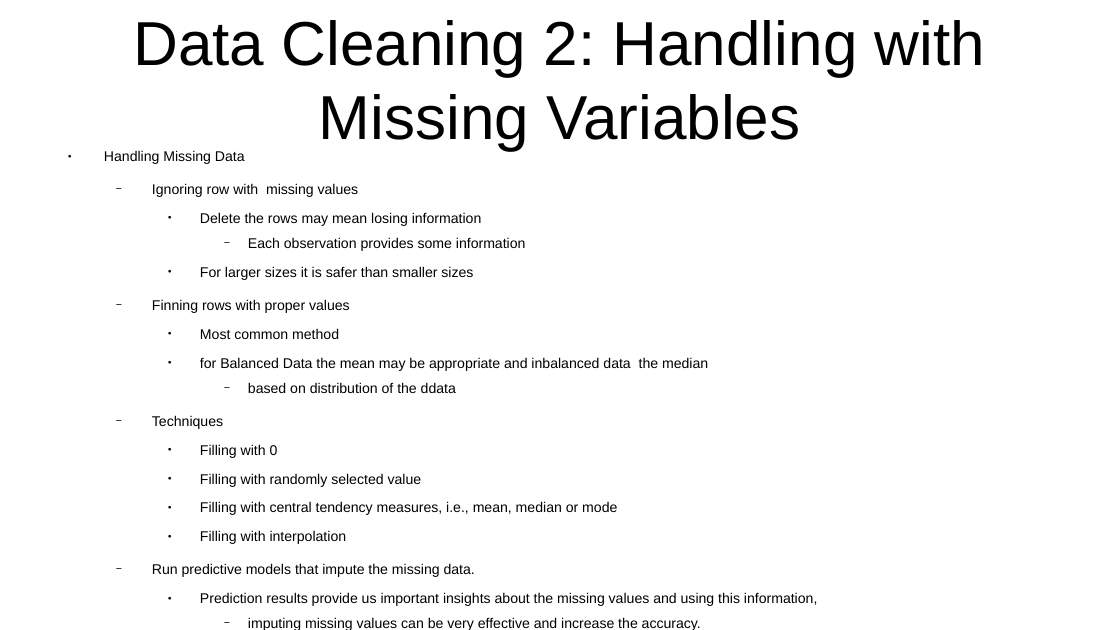
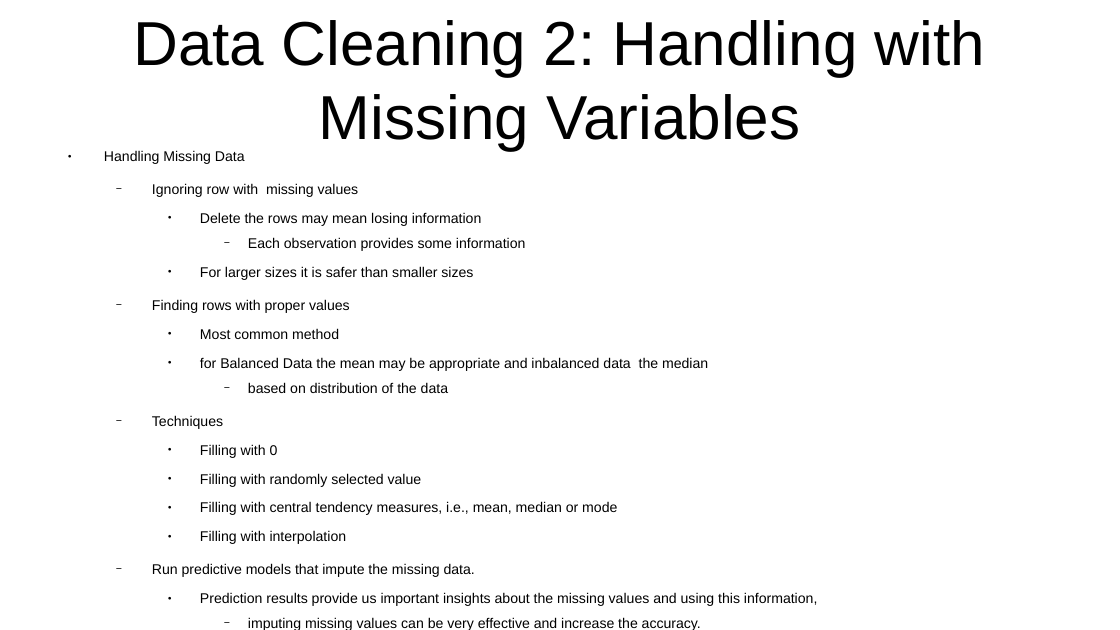
Before and after one commit to CharlesStockman/dataScience, a slide deck: slide 10 of magnimindAcademy/data_exploration/DataExploration.odp. Drawn at 1120x630 pixels with LibreOffice and Linux fonts; fonts in the diff are those of the drawing. Boxes give left, top, right and bottom in pixels: in the first picture for what was removed or moved away, otherwise in the second. Text is boxed around its words. In the diff, an @@ line names an element or a change of style, - is before the commit and + after.

```diff
--- a/magnimindAcademy/data_exploration/DataExploration.odp
+++ b/magnimindAcademy/data_exploration/DataExploration.odp
@@ text at box(152, 299, 350, 313): text changed @@
-  − Finning rows with proper values
+  − Finding rows with proper values
@@ text at box(248, 382, 448, 393): text changed @@
-      − based on distribution of the ddata
+      − based on distribution of the data
```
Also in this commit, not shown: 5 other slides changed, 3 other files.
